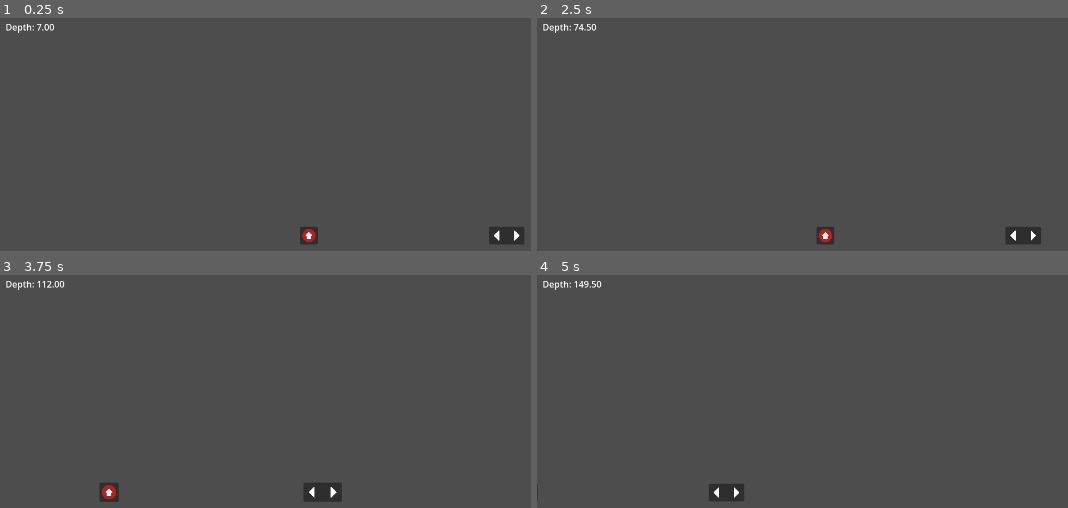
Above: before the commit, frames 1-4 (two rows, left to right).
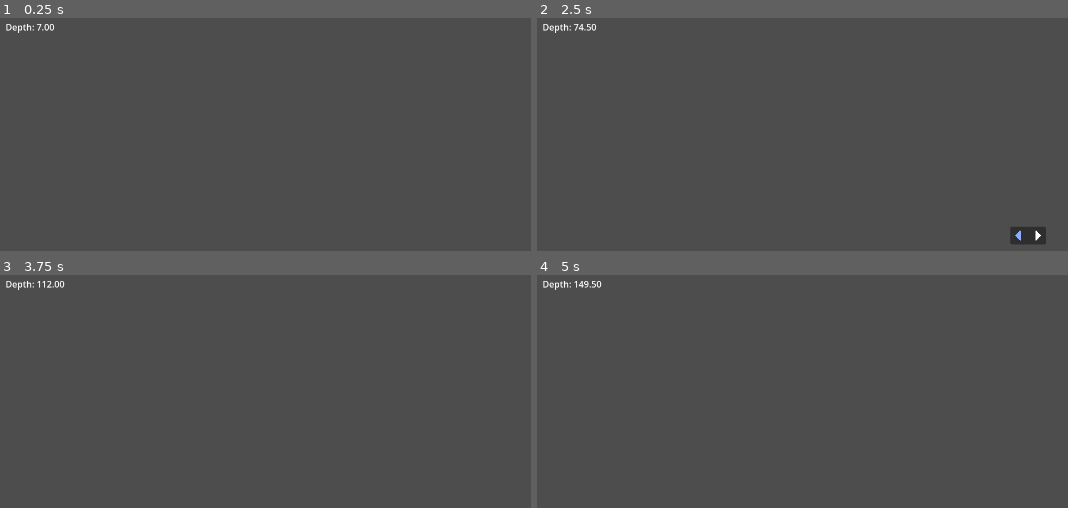
Above: after the commit, the same moments.

Repository: DSurguy/spring-2024-2d-jam
Game: Godot game, scene res://scenes/GameScene/GameScene.tscn
Two runs of this game, one before a commit and one after it. Both use one fixed random seed, a clock stepped at 60 frames per second and the inputs below. This scene is started directly instead of the project's main scene.
Inputs (mouse positions are in pixels of both pictures, inside the frame that each line leads up to):
- Up to frame 1 (0.25 s): no input
- Up to frame 2 (2.5 s): tap Enter (ui_accept) at 0.5, 0.77, 1.25, 1.52, 2 s; move the mouse to (outside the picture) at 0.52 s; hold D (move_right) 0.53-2.03 s; tap E (interact) at 0.6, 1.55, 2.1 s; click (outside the picture) at 0.8 s; move the mouse to (outside the picture) at 1.27 s; click (outside the picture) at 1.35 s; move the mouse to (1014, 141) at 2.02 s; hold A (move_left) from 2.03 s (still down); click (1014, 141) at 2.3 s
- Up to frame 3 (3.75 s): move the mouse to (outside the picture) at 2.77 s; release A (move_left) at 2.78 s; hold D (move_right) from 2.78 s (still down); click (outside the picture) at 2.85 s; tap Enter (ui_accept) at 3.02 s; tap E (interact) at 3.05 s; move the mouse to (outside the picture) at 3.52 s; tap Mouse wheel down (zoom_down) at 3.6 s
- Up to frame 4 (5 s): tap Enter (ui_accept) at 3.77, 4.52 s; click (outside the picture) at 3.8 s; move the mouse to (696, 428) at 4.27 s; release D (move_right) at 4.28 s; hold A (move_left) from 4.28 s (still down); tap Mouse wheel up (zoom_up) at 4.35 s; tap E (interact) at 4.55 s

The runs differ from the first frame. In frame 1, 0.7% of the frame differs, in the area x 56-99%, y 89-97%; in frame 2, 0.5%; in frame 3, 0.8%, in the area x 18-65%, y 89-98%; in frame 4, 0.5%.

Commit message:
stations cleaned up

Diff:
--- a/scenes/GameScene/Stations/Ascend.gd
+++ b/scenes/GameScene/Stations/Ascend.gd
@@ -1,14 +1,26 @@
 extends Node2D
 
+var station : Node2D
+var ui : AscendUI
 
 # Called when the node enters the scene tree for the first time.
 func _ready():
-	pass # Replace with function body.
-
+	station = get_node("Station")
+	ui = get_node("AscendUI")
 
 # Called every frame. 'delta' is the elapsed time since the previous frame.
 func _process(delta):
 	pass
 
 func activate():
-	pass
+	print("ascend activated")
+	ui.visible = true
+
+func deactivate():
+	print("ascend deactivated")
+	ui.visible = false
+
+func use():
+	print("ascend used")
+	if station.submarine.ascending == false:
+		station.submarine.start_ascent()
--- a/scenes/GameScene/Stations/Helm.gd
+++ b/scenes/GameScene/Stations/Helm.gd
@@ -1,12 +1,15 @@
 extends Node2D
 
 var station : Node2D
+var ui : HelmUI
+
 var sub_acceleration = 8
 var sub_velocity_loss = 0.96
 var velocity : float
 # Called when the node enters the scene tree for the first time.
 func _ready():
 	station = get_node("Station")
+	ui = get_node("HelmUI")
 
 # Called every frame. 'delta' is the elapsed time since the previous frame.
 func _process(delta):
@@ -14,10 +17,23 @@
 		var direction = Input.get_axis("move_left", "move_right")
 		if direction:
 			velocity += direction * sub_acceleration
+			if direction > 0:
+				ui.set_status(ui.HELM_STATUS.RIGHT)
+			else:
+				ui.set_status(ui.HELM_STATUS.LEFT)
 		else:
-			velocity *= sub_velocity_loss
+			ui.set_status(ui.HELM_STATUS.NONE)
 
 	station.submarine.position.x += velocity * delta
+	velocity *= sub_velocity_loss
 
 func activate():
 	print("helm activated")
+	ui.visible = true
+
+func deactivate():
+	print("helm deactivated")
+	ui.visible = false
+
+func use():
+	print("helm used")
--- a/scenes/GameScene/Stations/Station.gd
+++ b/scenes/GameScene/Stations/Station.gd
@@ -11,8 +11,9 @@
 
 # Called every frame. 'delta' is the elapsed time since the previous frame.
 func _process(delta):
-	pass
-
+	if active:
+		if Input.is_action_just_pressed("use"):
+			get_parent().use()
 
 func activate_station():
 	active = true
@@ -21,5 +22,5 @@
 
 func deactivate_station():
 	active = false
-	get_parent().activate()
+	get_parent().deactivate()
 	print("station inactive")
--- a/scenes/GameScene/Stations/ascend.tscn
+++ b/scenes/GameScene/Stations/ascend.tscn
@@ -9,6 +9,7 @@
 script = ExtResource("1_ongcm")
 
 [node name="AscendUI" parent="." instance=ExtResource("2_a7p58")]
+visible = false
 offset_left = -16.0
 offset_top = -56.0
 offset_right = 16.0
--- a/scenes/GameScene/Stations/helm.tscn
+++ b/scenes/GameScene/Stations/helm.tscn
@@ -9,6 +9,7 @@
 script = ExtResource("1_7g6xy")
 
 [node name="HelmUI" parent="." instance=ExtResource("2_gjx2v")]
+visible = false
 anchors_preset = 7
 anchor_left = 0.5
 anchor_top = 1.0
--- a/scenes/GameScene/Submarine.gd
+++ b/scenes/GameScene/Submarine.gd
@@ -1,7 +1,9 @@
 extends Node2D
 
 var descending = true
+var ascending = false
 var descent_speed = 30
+var ascent_speed = -30
 
 # Called when the node enters the scene tree for the first time.
 func _ready():
@@ -13,12 +15,19 @@
 	if descending:
 		position.y += descent_speed * delta
 
+	if ascending:
+		position.y += ascent_speed * delta
+
 	var camera = get_parent().get_node("Camera2D")
 	camera.position.y = position.y
 
 	# only use if using debug drawing
 	#queue_redraw()
 
+func start_ascent():
+	descending = false
+	ascending = true
+
 func _draw():
 	pass
 
--- a/scenes/GameScene/submarine.tscn
+++ b/scenes/GameScene/submarine.tscn
@@ -1,12 +1,10 @@
-[gd_scene load_steps=8 format=3 uid="uid://d3vhcxq5yx7k"]
+[gd_scene load_steps=6 format=3 uid="uid://d3vhcxq5yx7k"]
 
 [ext_resource type="Script" path="res://scenes/GameScene/Submarine.gd" id="1_0ojk1"]
 [ext_resource type="PackedScene" uid="uid://bvg3k0vq6qxxn" path="res://scenes/GameScene/player.tscn" id="2_7br66"]
 [ext_resource type="PackedScene" uid="uid://dav5fb6cl8r26" path="res://scenes/GameScene/hull.tscn" id="3_63n1p"]
 [ext_resource type="PackedScene" uid="uid://cx532280ahds" path="res://scenes/GameScene/Stations/helm.tscn" id="4_j4e8l"]
-[ext_resource type="Script" path="res://scenes/GameScene/Stations/Ascend.gd" id="5_s24t0"]
-[ext_resource type="PackedScene" uid="uid://dk4fm1rhxv6h" path="res://scenes/GameScene/Stations/station.tscn" id="6_5rhys"]
-[ext_resource type="PackedScene" uid="uid://d3g07ric82rh7" path="res://scenes/UI/Stations/Ascend/AscendUI.tscn" id="8_s2b0p"]
+[ext_resource type="PackedScene" uid="uid://dk2uw3lvlbwaq" path="res://scenes/GameScene/Stations/ascend.tscn" id="5_qpvru"]
 
 [node name="Submarine" type="Node2D"]
 script = ExtResource("1_0ojk1")
@@ -19,14 +17,4 @@
 
 [node name="Helm" parent="Stations" instance=ExtResource("4_j4e8l")]
 
-[node name="Ascend" type="Node2D" parent="Stations"]
-position = Vector2(-164, 32)
-script = ExtResource("5_s24t0")
-
-[node name="AscendUI" parent="Stations/Ascend" instance=ExtResource("8_s2b0p")]
-offset_left = -16.0
-offset_top = -56.0
-offset_right = 16.0
-offset_bottom = -24.0
-
-[node name="Station" parent="Stations/Ascend" instance=ExtResource("6_5rhys")]
+[node name="Ascend" parent="Stations" instance=ExtResource("5_qpvru")]
Not shown: 1 places in scenes/GameScene/GameScene.tscn that only renumber resources
